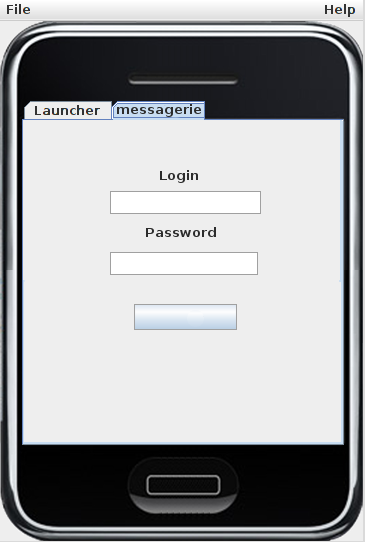
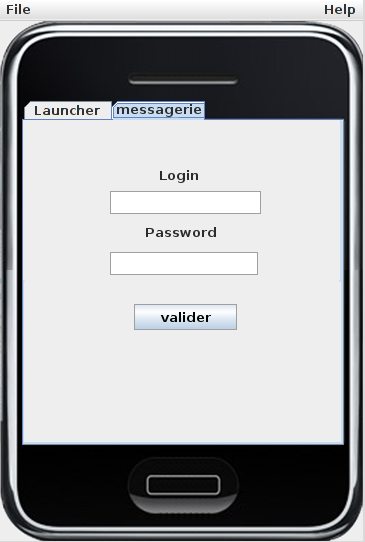
Layered file, before and after one edit (w=365, h=542). Changes by layer:
added layer "valider" above "Bouton Valider" over <box>160,312,211,322</box>
